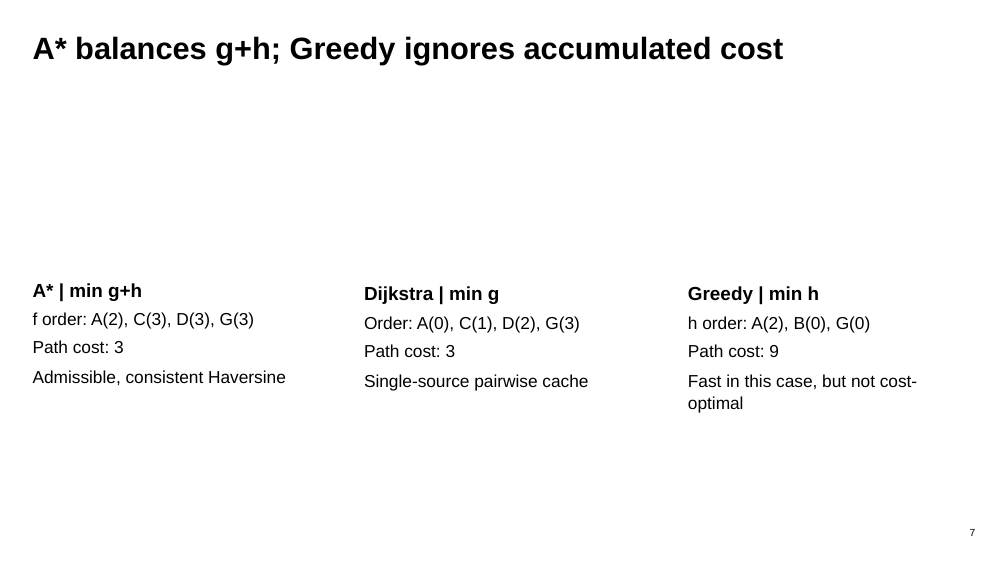
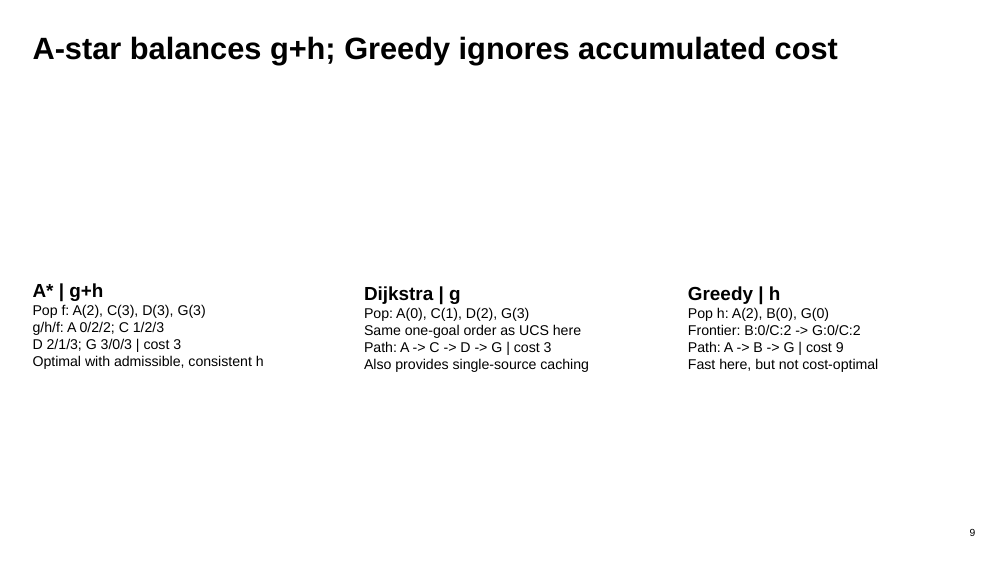
Before and after one commit to Group-1-Lab-AI101/lab-1, a slide deck: slide 9 of output/presentation/1 - Slide.pptx (slide 7 before the commit). Drawn at 1008x567 pixels with LibreOffice and Linux fonts; fonts in the diff are those of the drawing. Boxes give left, top, right and bottom in pixels: in the first picture for what was removed or moved away, otherwise in the second. Text is boxed around its words. In the diff, an @@ line names an element or a change of style, - is before the commit and + after.

```diff
--- a/output/presentation/1 - Slide.pptx
+++ b/output/presentation/1 - Slide.pptx
@@ text at (x1=33, y1=36, x2=838, y2=64): text changed @@
-A* balances g+h; Greedy ignores accumulated cost
+A-star balances g+h; Greedy ignores accumulated cost
@@ text at (x1=33, y1=283, x2=264, y2=369): text changed; size 16.5 to 13.5 pt @@
-A* | min g+h
-f order: A(2), C(3), D(3), G(3)
-Path cost: 3
-Admissible, consistent Haversine
+A* | g+h
+Pop f: A(2), C(3), D(3), G(3)
+g/h/f: A 0/2/2; C 1/2/3
+D 2/1/3; G 3/0/3 | cost 3
+Optimal with admissible, consistent h
@@ text at (x1=364, y1=286, x2=589, y2=372): text changed; size 16.5 to 13.5 pt @@
-Dijkstra | min g
-Order: A(0), C(1), D(2), G(3)
-Path cost: 3
-Single-source pairwise cache
+Dijkstra | g
+Pop: A(0), C(1), D(2), G(3)
+Same one-goal order as UCS here
+Path: A -> C -> D -> G | cost 3
+Also provides single-source caching
@@ text at (x1=688, y1=286, x2=878, y2=372): text changed; size 16.5 to 13.5 pt @@
-Greedy | min h
-h order: A(2), B(0), G(0)
-Path cost: 9
-Fast in this case, but not cost-optimal
+Greedy | h
+Pop h: A(2), B(0), G(0)
+Frontier: B:0/C:2 -> G:0/C:2
+Path: A -> B -> G | cost 9
+Fast here, but not cost-optimal
@@ text at (x1=970, y1=529, x2=976, y2=536): text changed @@
-7
+9
```
Also in this commit, not shown: 13 other slides changed, 6 slides added, 1 slide removed, 2 other files.
